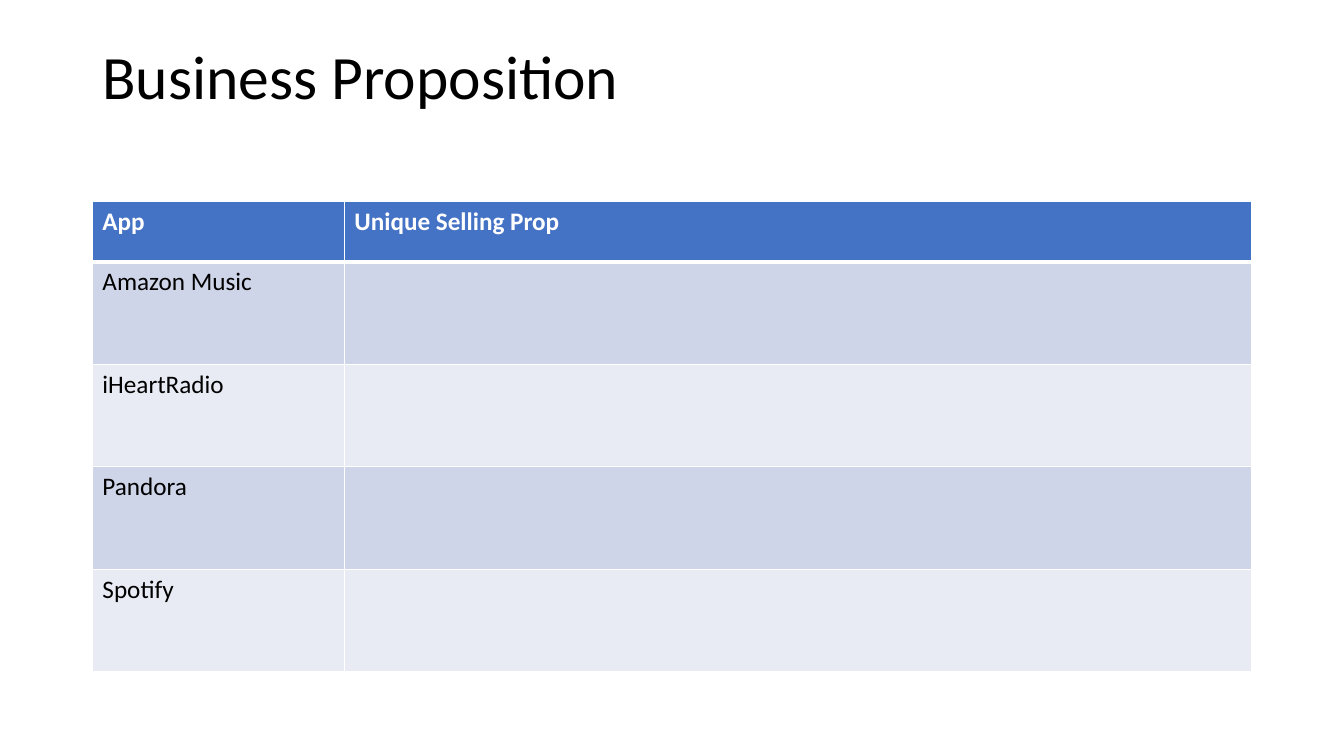
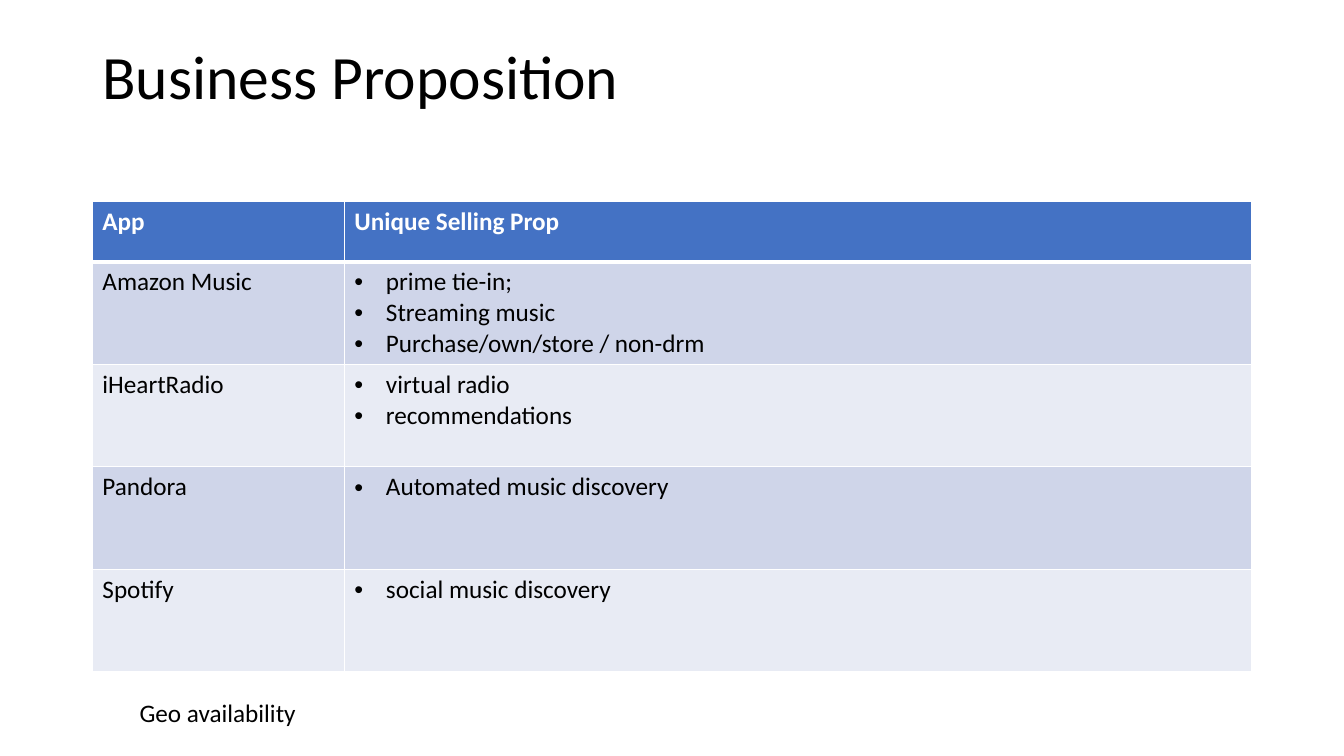
Before and after one commit to ahgraber/AmazonSemantics, a slide deck: slide 4 of MIS612 Project Busn Analysis.pptx. Drawn at 1344x756 pixels with LibreOffice and Linux fonts; fonts in the diff are those of the drawing. Boxes give left, top, right and bottom in pixels: in the first picture for what was removed or moved away, otherwise in the second. Text is boxed around its words. In the diff, an @@ line names an element or a change of style, - is before the commit and + after.

```diff
--- a/MIS612 Project Busn Analysis.pptx
+++ b/MIS612 Project Busn Analysis.pptx
@@ table at <box>93,202,1252,673</box> @@
-row 2, column 2: 
+row 2, column 2: prime tie-in; / Streaming music / Purchase/own/store / non-drm
-row 3, column 2: 
+row 3, column 2: virtual radio / recommendations
-row 4, column 2: 
+row 4, column 2: Automated music discovery
-row 5, column 2: 
+row 5, column 2: social music discovery
@@ text added at <box>140,704,296,726</box>, 18 pt, text #000000 @@
+Geo availability
```
Also in this commit, not shown: 5 other slides changed, 1 slide removed, 3 other files.
